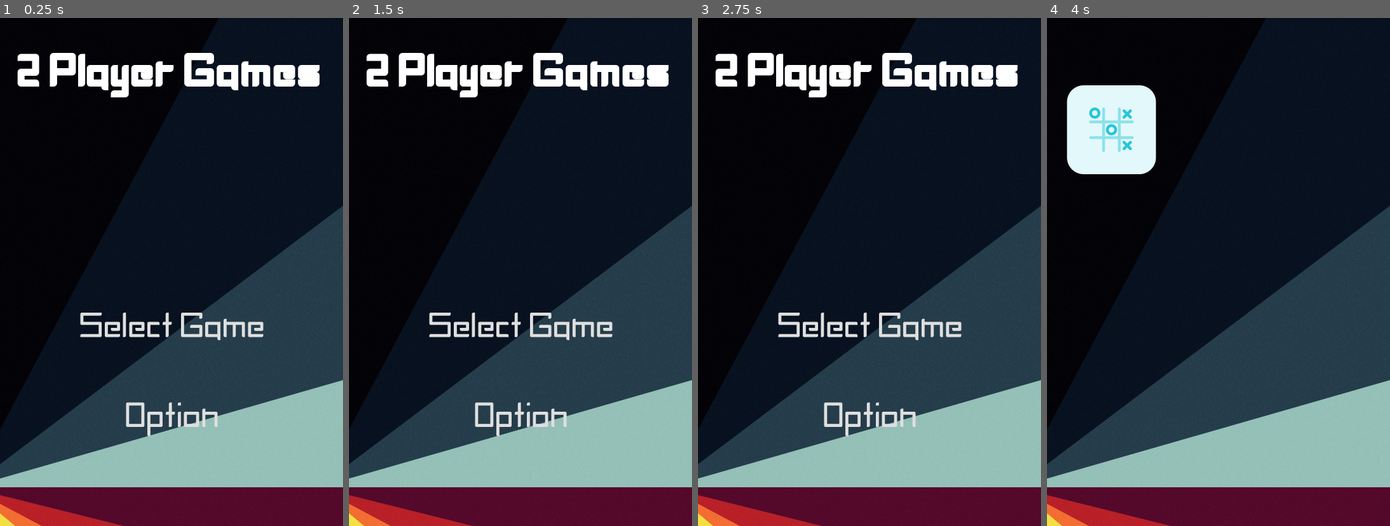
Above: before the commit, frames 1-4 (left to right).
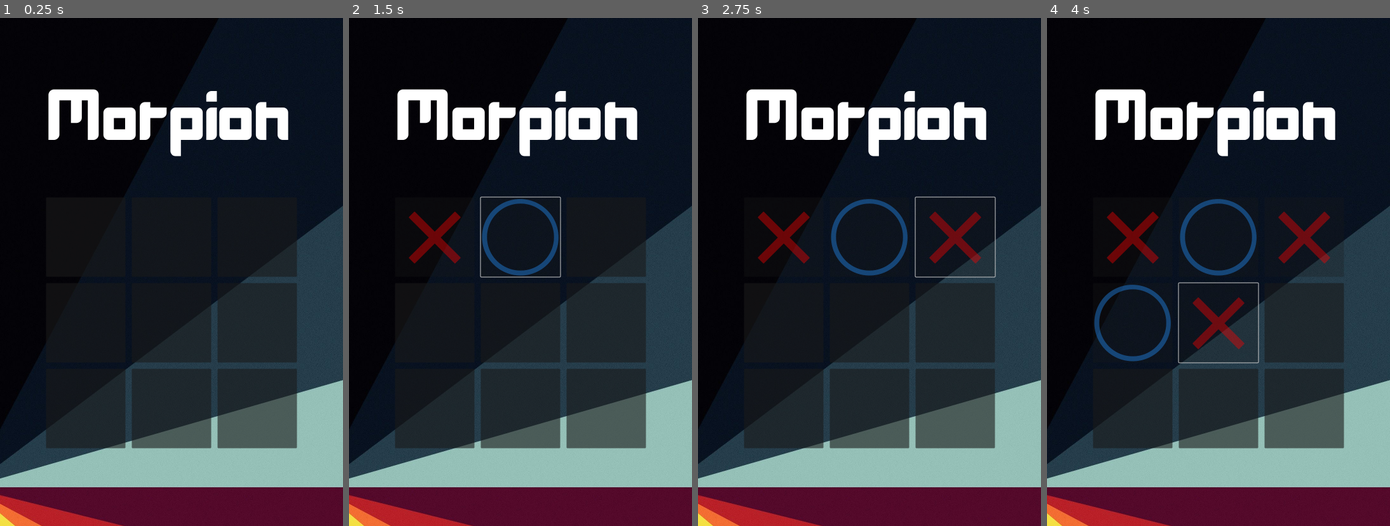
Above: after the commit, the same moments.

Repository: squach90/2PlayerGamesOffline
Game: Godot game, scene res://main.tscn
The game is run twice, just before and just after one commit, with the same random seed, the same clock (stepped at 60 frames per second) and the same inputs.
Inputs (mouse positions are in pixels of both pictures, inside the frame that each line leads up to):
- Up to frame 1 (0.25 s): no input
- Up to frame 2 (1.5 s): click (434, 236) at 0.52 s; click (520, 236) at 1.27 s
- Up to frame 3 (2.75 s): click (955, 236) at 2.02 s
- Up to frame 4 (4 s): click (1132, 322) at 2.77 s; click (1218, 322) at 3.52 s

The runs differ from the first frame. In frame 1, 22% of the frame differs, in the area x 5-94%, y 6-85%; in frame 2, 24%; in frame 3, 24%; in frame 4, 23%.

Commit message:
Add "nullMatch" function and disabled btn when it play

Diff:
--- a/main.gd
+++ b/main.gd
@@ -38,14 +38,14 @@
 var crossicon = preload("res://Images/croix.png")
 var circleicon = preload("res://Images/cercle.png")
 
-
 func _ready():
 	newGameMorpion()
-
+	var listOfBtnMoprion = [BtnMorpion1, BtnMorpion2, BtnMorpion3, BtnMorpion4, BtnMorpion5, BtnMorpion6, BtnMorpion7, BtnMorpion8, BtnMorpion9]
 
 
 func _process(delta):
 	viewIfWin()
+	nullMatch()
 
 
 func _on_select_game_btn_pressed():
@@ -73,6 +73,16 @@
 #---------------------------------------------------------------------------------------------------------------------- …(301 unchanged characters)…
 
 var morpionplayer = 1
+var Btn1icon = false
+var Btn2icon = false
+var Btn3icon = false
+var Btn4icon = false
+var Btn5icon = false
+var Btn6icon = false
+var Btn7icon = false
+var Btn8icon = false
+var Btn9icon = false
+
 
 func _on_btn_1_pressed():
 	if morpionplayer == 1:
@@ -80,11 +90,15 @@
 		BtnMorpion1.text = ""
 		print(morpionplayer)
 		morpionplayer = 2
+		BtnMorpion1.disabled = true
+		Btn1icon = true
 	elif morpionplayer == 2:
 		BtnMorpion1.icon = circleicon
 		BtnMorpion1.text = ""
 		print(morpionplayer)
 		morpionplayer = 1
+		BtnMorpion1.disabled = true
+		Btn1icon = true
 
 
 func _on_btn_2_pressed():
@@ -93,11 +107,15 @@
 		BtnMorpion2.text = ""
 		print(morpionplayer)
 		morpionplayer = 2
+		BtnMorpion2.disabled = true
+		Btn2icon = true
 	elif morpionplayer == 2:
 		BtnMorpion2.icon = circleicon
 		BtnMorpion2.text = ""
 		print(morpionplayer)
 		morpionplayer = 1
+		BtnMorpion2.disabled = true
+		Btn2icon = true
 
 
 func _on_btn_3_pressed():
@@ -106,11 +124,15 @@
 		BtnMorpion3.text = ""
 		print(morpionplayer)
 		morpionplayer = 2
+		BtnMorpion3.disabled = true
+		Btn3icon = true
 	elif morpionplayer == 2:
 		BtnMorpion3.icon = circleicon
 		BtnMorpion3.text = ""
 		print(morpionplayer)
 		morpionplayer = 1
+		BtnMorpion3.disabled = true
+		Btn3icon = true
 
 
 func _on_btn_4_pressed():
@@ -119,11 +141,15 @@
 		BtnMorpion4.text = ""
 		print(morpionplayer)
 		morpionplayer = 2
+		BtnMorpion4.disabled = true
+		Btn4icon = true
 	elif morpionplayer == 2:
 		BtnMorpion4.icon = circleicon
 		BtnMorpion4.text = ""
 		print(morpionplayer)
 		morpionplayer = 1
+		BtnMorpion4.disabled = true
+		Btn4icon = true
 
 
 func _on_btn_5_pressed():
@@ -132,11 +158,15 @@
 		BtnMorpion5.text = ""
 		print(morpionplayer)
 		morpionplayer = 2
+		BtnMorpion5.disabled = true
+		Btn5icon = true
 	elif morpionplayer == 2:
 		BtnMorpion5.icon = circleicon
 		BtnMorpion5.text = ""
 		print(morpionplayer)
-		morpionplayer = 1.
+		morpionplayer = 1
+		BtnMorpion5.disabled = true
+		Btn5icon = true
 
 
 func _on_btn_6_pressed():
@@ -145,12 +175,15 @@
 		BtnMorpion6.text = ""
 		print(morpionplayer)
 		morpionplayer = 2
+		BtnMorpion6.disabled = true
+		Btn6icon = true
 	elif morpionplayer == 2:
 		BtnMorpion6.icon = circleicon
 		BtnMorpion6.text = ""
 		print(morpionplayer)
 		morpionplayer = 1
-
+		BtnMorpion6.disabled = true
+		Btn6icon = true
 
 func _on_btn_7_pressed():
 	if morpionplayer == 1:
@@ -158,11 +191,15 @@
 		BtnMorpion7.text = ""
 		print(morpionplayer)
 		morpionplayer = 2
+		BtnMorpion7.disabled = true
+		Btn7icon = true
 	elif morpionplayer == 2:
 		BtnMorpion7.icon = circleicon
 		BtnMorpion7.text = ""
 		print(morpionplayer)
 		morpionplayer = 1
+		BtnMorpion7.disabled = true
+		Btn7icon = true
 
 
 func _on_btn_8_pressed():
@@ -171,11 +208,15 @@
 		BtnMorpion8.text = ""
 		print(morpionplayer)
 		morpionplayer = 2
+		BtnMorpion8.disabled = true
+		Btn8icon = true
 	elif morpionplayer == 2:
 		BtnMorpion8.icon = circleicon
 		BtnMorpion8.text = ""
 		print(morpionplayer)
 		morpionplayer = 1
+		BtnMorpion8.disabled = true
+		Btn8icon = true
 
 
 func _on_btn_9_pressed():
@@ -184,11 +225,15 @@
 		BtnMorpion9.text = ""
 		print(morpionplayer)
 		morpionplayer = 2
+		BtnMorpion9.disabled = true
+		Btn9icon = true
 	elif morpionplayer == 2:
 		BtnMorpion9.icon = circleicon
 		BtnMorpion9.text = ""
 		print(morpionplayer)
 		morpionplayer = 1
+		BtnMorpion9.disabled = true
+		Btn9icon = true
 
 
 func _on_retry_btn_morpion_pressed():
@@ -314,6 +359,16 @@
 	BtnMorpion7.disabled = false
 	BtnMorpion8.disabled = false
 	BtnMorpion9.disabled = false
+
+	Btn1icon = false
+	Btn2icon = false
+	Btn3icon = false
+	Btn4icon = false
+	Btn5icon = false
+	Btn6icon = false
+	Btn7icon = false
+	Btn8icon = false
+	Btn9icon = false
 
 	RetryBtnMorpion.visible = false
 
@@ -366,3 +421,9 @@
 func _on_morpion_pressed():
 	MenuScreen.visible = !MenuScreen.visible
 	MorpionScreen.visible = !MorpionScreen.visible
+
+#--------------IF MATCH IS NULL-------------------------------------------------------------------------------------------------------------------------------------------------------------------------------------------------------------------------------------
+func nullMatch():
+	var listOfBtnIconMoprion = [Btn1icon, Btn2icon, Btn3icon, Btn4icon, Btn5icon, Btn6icon, Btn7icon, Btn8icon, Btn9icon]
+	if Btn1icon == true and Btn2icon == true and Btn3icon == true and Btn4icon == true and Btn5icon == true and Btn6icon == true and Btn7icon == true and Btn8icon == true and Btn9icon == true and RedWinText.visible == false and BlueWinText.visible == false:
+		RetryBtnMorpion.visible = true
--- a/main.tscn
+++ b/main.tscn
@@ -46,6 +46,7 @@
 [node name="CanvasLayer" type="CanvasLayer" parent="."]
 
 [node name="TitleScreen" type="Control" parent="CanvasLayer"]
+visible = false
 layout_mode = 3
 anchors_preset = 0
 offset_right = 1080.0
@@ -230,7 +231,6 @@
 expand_icon = true
 
 [node name="Morpion" type="Control" parent="CanvasLayer"]
-visible = false
 layout_mode = 3
 anchors_preset = 0
 offset_right = 1080.0
